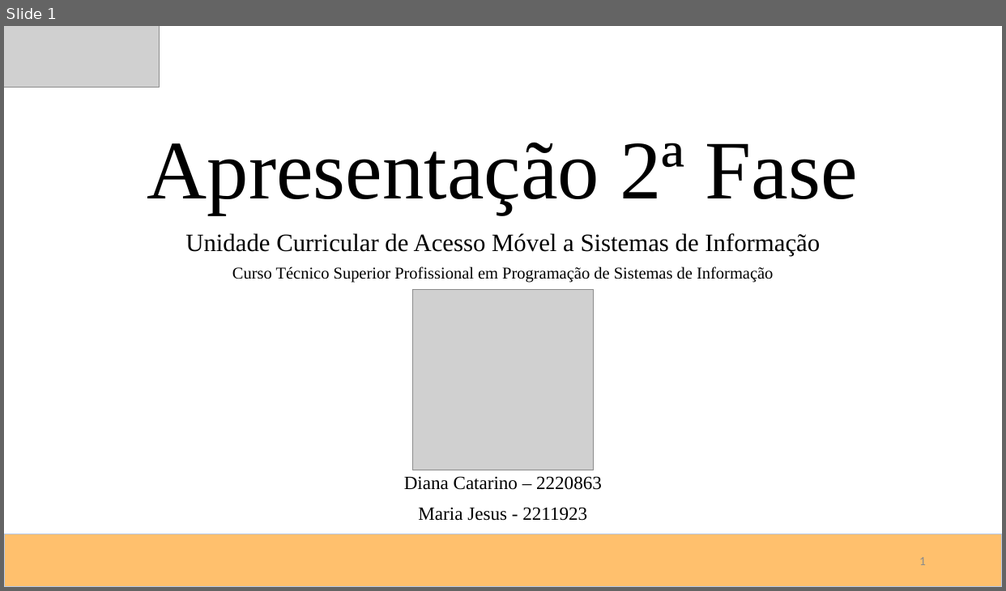
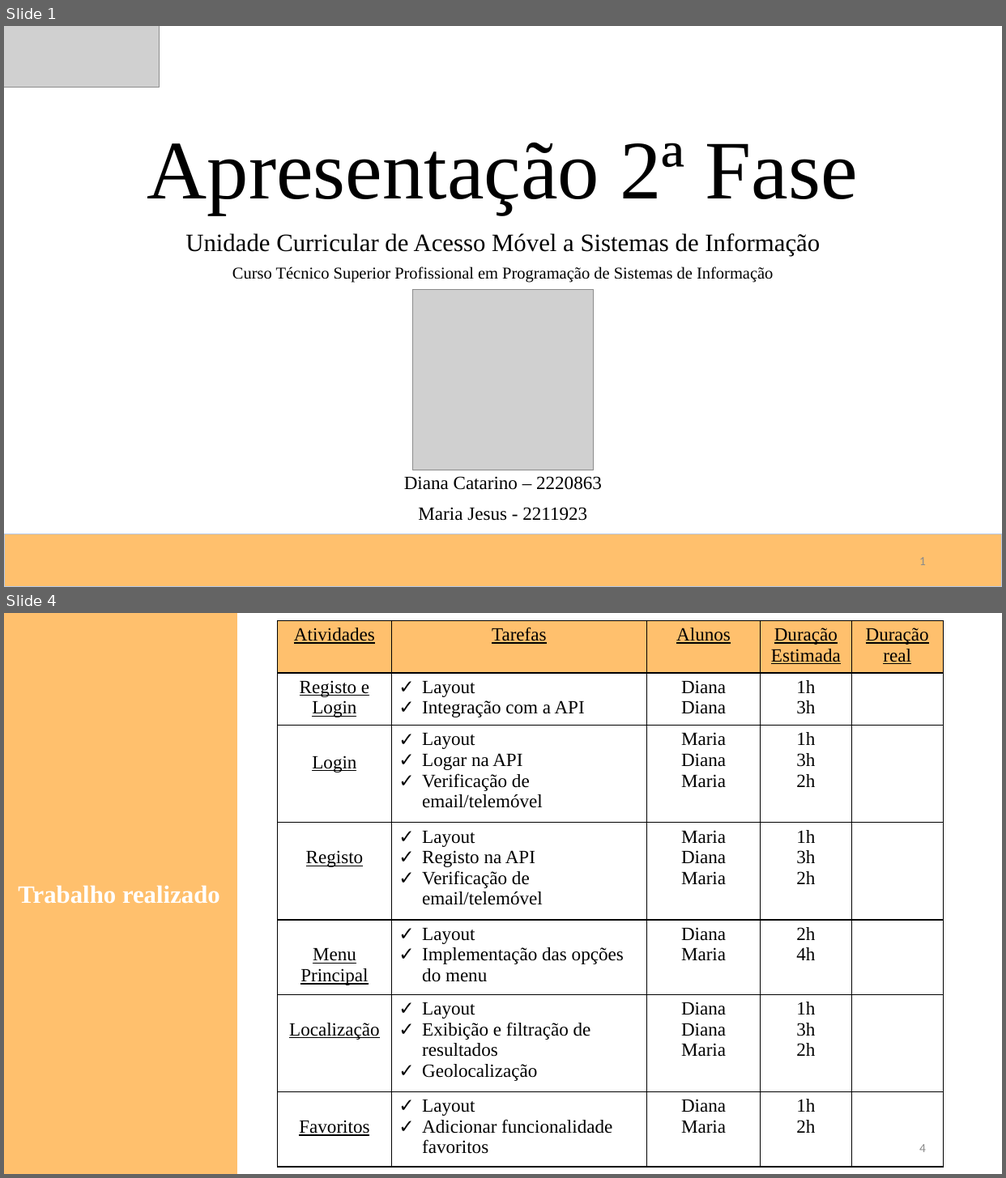
Before and after one commit to dianacatarino/PSI_AMSI_202324, a slide deck: doc/Apresentação 2ª Fase.pptx. Shown one above the other, each under a label of ours: slide 1 before the commit, slides 1 and 4 after it; the slides between them are not shown. The pictures are 1006x591 and 1006x1178 pixels, drawn with LibreOffice and Linux fonts; fonts in the diff are those of the drawing; grey boxes stand for pictures. Boxes give left, top, right and bottom in pixels: in the first picture for what was removed or moved away, otherwise in the second. Text is boxed around its words. In the diff, an @@ line names an element or a change of style, - is before the commit and + after.

```diff
--- a/doc/Apresentação 2ª Fase.pptx
+++ b/doc/Apresentação 2ª Fase.pptx
@@ slide 4 added at (x1=4, y1=613, x2=1002, y2=1174), background #FFFFFF @@
@@ rectangle added at (x1=4, y1=613, x2=236, y2=1174), fill #FFC06D, outline #FFC06D 1 pt @@
@@ table added at (x1=278, y1=620, x2=944, y2=1167), 7 rows, 5 columns @@
+Atividades | Tarefas | Alunos | Duração Estimada | Duração / real
+Registo e Login | Layout / Integração com a API | Diana / Diana | 1h / 3h | 
+Login | Layout / Logar na API / Verificação de email/telemóvel | Maria / Diana / Maria | 1h / 3h / 2h | 
+Registo | Layout / Registo na API / Verificação de email/telemóvel | Maria / Diana / Maria | 1h / 3h / 2h | 
+Menu Principal | Layout / Implementação das opções do menu | Diana / Maria | 2h / 4h | 
+Localização | Layout / Exibição e filtração de resultados / Geolocalização | Diana / Diana / Maria | 1h / 3h / 2h | 
+Favoritos | Layout / Adicionar funcionalidade favoritos | Diana / Maria | 1h / 2h | 
@@ text added at (x1=18, y1=885, x2=220, y2=903), 24 pt, text #FFFFFF, bold @@
+Trabalho realizado
@@ page number added at (x1=919, y1=1144, x2=926, y2=1152), 12 pt, text #8C8C8C @@
+4
```
Also in this commit, not shown: 1 slide changed, 9 other slides added.
